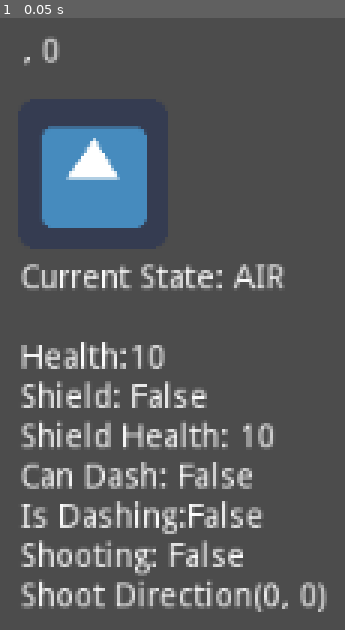
Above: before the commit, frame 1.
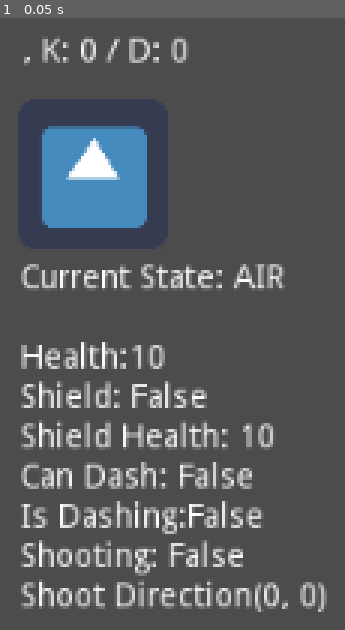
Above: after the commit, the same moment.

Repository: VGDC-UCI/Shooty-Game
Game: Godot game, scene res://Scenes/Player.tscn
The game is run twice, just before and just after one commit, with the same random seed, the same clock (stepped at 60 frames per second) and the same inputs. This scene is started directly instead of the project's main scene. The engine's default icon, where the game draws it, is replaced by a stand-in: a white triangle on a blue panel in a dark square.
Inputs:
- Up to frame 1 (0.05 s): no input

The runs differ from the first frame. In frame 1, 0.7% of the frame differs, in the area x 12-55%, y 2-8%.

Commit message:
Fixed the capitlization issue, but new bug
Bullets will only spawn on one client, not both.
Requires more research

Diff:
--- a/Scenes/Bullet.tscn
+++ b/Scenes/Bullet.tscn
@@ -1,7 +1,8 @@
 [gd_scene load_steps=4 format=2]
 
 [ext_resource path="res://Assets/Personal_Assets/Bullet.png" type="Texture" id=1]
-[ext_resource path="res://Scripts/Bullet.gd" type="Script" id=2]
+[ext_resource path="res://Scripts/bullet.gd" type="Script" id=2]
+
 
 [sub_resource type="RectangleShape2D" id=1]
 extents = Vector2( 12.7441, 12.4609 )
--- a/Scenes/Enemy.tscn
+++ b/Scenes/Enemy.tscn
@@ -1,7 +1,9 @@
 [gd_scene load_steps=4 format=2]
 
-[ext_resource path="res://Scripts/Enemy.gd" type="Script" id=1]
+[ext_resource path="res://Scripts/enemy_behavior.gd" type="Script" id=1]
 [ext_resource path="res://icon.png" type="Texture" id=2]
+
+
 
 [sub_resource type="RectangleShape2D" id=1]
 extents = Vector2( 202.146, 201.578 )
--- a/Scenes/Player.tscn
+++ b/Scenes/Player.tscn
@@ -1,7 +1,7 @@
 [gd_scene load_steps=7 format=2]
 
 [ext_resource path="res://icon.png" type="Texture" id=1]
-[ext_resource path="res://Scripts/Player.gd" type="Script" id=2]
+[ext_resource path="res://Scripts/player_behavior.gd" type="Script" id=2]
 
 [sub_resource type="RectangleShape2D" id=1]
 extents = Vector2( 32, 32 )
--- a/Scenes/World.tscn
+++ b/Scenes/World.tscn
@@ -1,7 +1,7 @@
 [gd_scene load_steps=7 format=2]
 
 [ext_resource path="res://Scripts/level.gd" type="Script" id=1]
-[ext_resource path="res://Scripts/deadline.gd" type="Script" id=2]
+[ext_resource path="res://Scripts/world_boundary.gd" type="Script" id=2]
 [ext_resource path="res://Scenes/Enemy.tscn" type="PackedScene" id=3]
 [ext_resource path="res://icon.png" type="Texture" id=5]
 
--- a/Scripts/Enemy.gd
+++ b/Scripts/enemy_behavior.gd
@@ -40,7 +40,7 @@
 	elif(current_health > 0):
 		current_health -= damage
 	else:
-		who_is_attacking.add_to_score(score_worth)
+		who_is_attacking.add_to_numb_of_kills(score_worth)
 		death()
 	pass
 
--- a/Scripts/Player.gd
+++ b/Scripts/player_behavior.gd
@@ -13,7 +13,8 @@
 export var default_health = 10
 # Player States
 export (int) onready var player_health = default_health
-puppet var score := 0
+puppet var numb_of_kills := 0
+puppet var numb_of_deaths := 0
 export (States) puppet var current_state := States.AIR
 
 # Shield Properties
@@ -87,7 +88,7 @@
 	set_camera()
 	# send information to ui, make this a function later
 	get_node("DebugLabel").text = to_string()
-	get_node("NameLabel").set_text(player_name + ", " + str(score))
+	get_node("NameLabel").set_text(player_name + ", K: " + str(numb_of_kills) + " / D: " + str(numb_of_deaths))
 
 
 func get_movement_input() -> void:
@@ -332,7 +333,7 @@
 	elif player_health > 0:
 		player_health -= damage
 	else:
-		who_is_attacking.add_to_score(score_worth)
+		who_is_attacking.add_to_numb_of_kills(score_worth)
 		death()
 
 
@@ -340,15 +341,15 @@
 	#RESPAWN
 	shield_health = default_shield
 	player_health = default_health
-	score -= 1
+	numb_of_deaths += 1
 	position = spawn_point
 	rset("player_position", position)
-	rset("score", score)
-
-
-func add_to_score(points: int) -> void:
-	score += points
-	rset("score", score)
+	rset("numb_of_deaths", numb_of_deaths)
+
+
+func add_to_numb_of_kills(points: int) -> void:
+	numb_of_kills += points
+	rset("numb_of_kills", numb_of_kills)
 
 
 func set_player_name(new_name: String) -> void:
--- a/project.godot
+++ b/project.godot
@@ -12,12 +12,12 @@
 "base": "StaticBody2D",
 "class": "Enemy",
 "language": "GDScript",
-"path": "res://Scripts/Enemy.gd"
+"path": "res://Scripts/enemy_behavior.gd"
 }, {
 "base": "KinematicBody2D",
 "class": "Player",
 "language": "GDScript",
-"path": "res://Scripts/Player.gd"
+"path": "res://Scripts/player_behavior.gd"
 } ]
 _global_script_class_icons={
 "Enemy": "",
